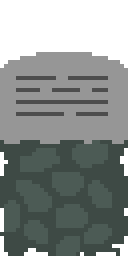
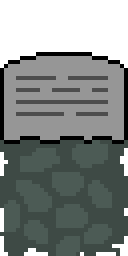
Before/after of a 128 × 256 layered artwork. What changed in the layer stack:
painted on "Gravestone" over (0, 52, 128, 144)
